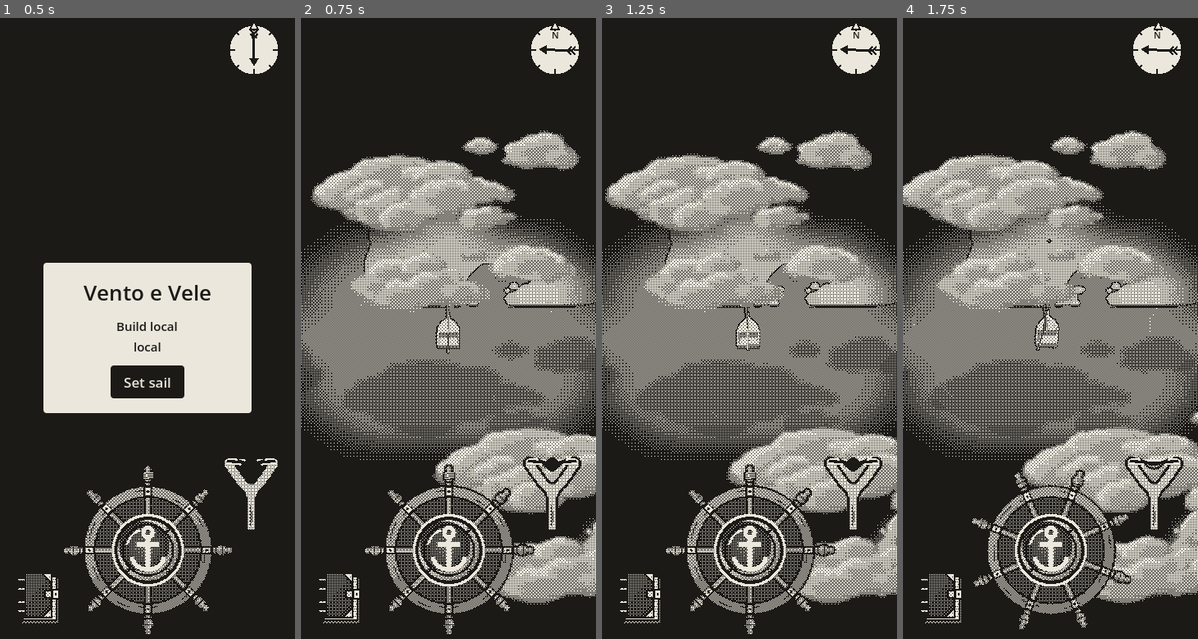
Above: before the commit, frames 1-4 (left to right).
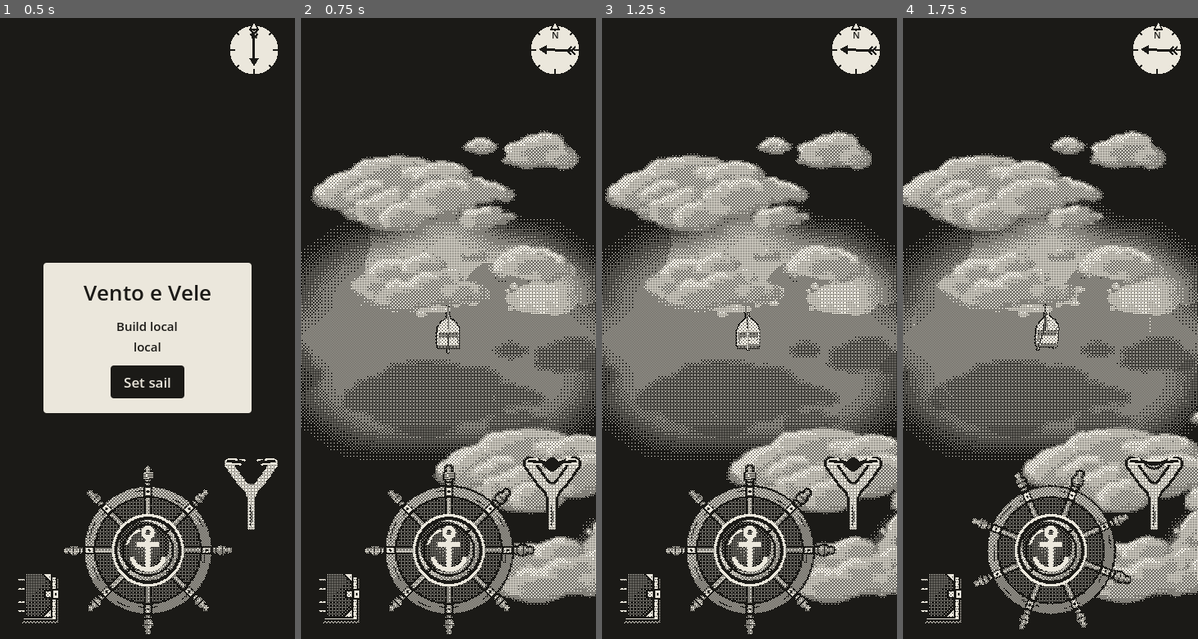
Above: after the commit, the same moments.

Repository: EnricoLabarile/Sail
Game: Godot game, scene res://Assets/Scenes/Overworld.tscn
The game is run twice, just before and just after one commit, with the same random seed, the same clock (stepped at 60 frames per second) and the same inputs.
Inputs (mouse positions are in pixels of both pictures, inside the frame that each line leads up to):
- Up to frame 1 (0.5 s): no input
- Up to frame 2 (0.75 s): click "Set sail" at 0.5 s
- Up to frame 3 (1.25 s): no input
- Up to frame 4 (1.75 s): tap Enter (ui_accept) at 1.25, 1.52 s; move the mouse to (1115, 303) at 1.27 s; hold Right (ui_right) from 1.28 s (still down); click (1115, 303) at 1.42 s

Frame 1 is identical in both runs. In frame 2, 0.2% of the frame differs, in the area x 20-100%, y 33-49%; in frame 3, 0.2%; in frame 4, 0.3%, in the area x 21-100%, y 34-49%.

Commit message:
Land shader: no ink outline (no depth written, drawn in the see-through pass at priority 2; still hides the boat behind it)
Co-Authored-By: Claude Opus 5.5 <noreply@anthropic.com>
Claude-Session: https://claude.ai/code/session_0154zeqDuhZHz7ZXLE21BuMs

Diff:
--- a/Assets/Landscape/land/island_master.tres
+++ b/Assets/Landscape/land/island_master.tres
@@ -4,7 +4,7 @@
 [ext_resource type="Texture2D" uid="uid://boco6c31ebj66" path="res://Assets/Landscape/land/faraglione_01_a.png" id="2_pic"]
 
 [resource]
-render_priority = 0
+render_priority = 2
 shader = ExtResource("1_shader")
 shader_parameter/picture = ExtResource("2_pic")
 shader_parameter/alpha_cut = 0.5
--- a/Assets/Landscape/land/land_unlit.gdshader
+++ b/Assets/Landscape/land/land_unlit.gdshader
@@ -1,10 +1,13 @@
 // LAND, UNLIT: a material for the land's drawings (faraglioni, islands…): the picture as it is, with no light
 // (the scene has none, so a lit material comes out black), and each pixel either solid or nothing, cut by the
-// picture's alpha ("alpha scissor"). The solid pixels go into the depth buffer, so they hide what's behind them
-// and get the ink outline round them; the dither turns the greys into dots.
+// picture's alpha ("alpha scissor"); they hide what's behind them; the dither turns the greys into dots.
 // (In Unreal: an Unlit material with Blend Mode Masked, the texture into Emissive Color and Opacity Mask.)
+// NO INK OUTLINE (Enrico): the outline (boat_outline.gdshader) is drawn round whatever is in the depth buffer, so
+// this doesn't write depth (depth_draw_never) and is drawn with the see-through things (ALPHA = 1.0), after the
+// solid ones like the boat. It still tests the depth: the boat in front of it stays in front, the boat behind it is
+// covered. Its material's render_priority is 2: after the sea, the wake and the wind lines (1), before the fog (3).
 shader_type spatial;
-render_mode unshaded, cull_disabled;   // no light; both faces shown
+render_mode unshaded, cull_disabled, depth_draw_never;   // no light; both faces shown; no depth (no outline)
 
 uniform sampler2D picture : source_color, filter_nearest;   // the drawing (nearest: crisp pixels, not blurred)
 uniform float alpha_cut : hint_range(0.0, 1.0) = 0.5;       // less solid than this = see-through
@@ -16,4 +19,5 @@
 		discard;   // nothing here: what's behind shows through
 	}
 	ALBEDO = colour.rgb * tint.rgb;
+	ALPHA = 1.0;   // drawn with the see-through things (see the notes at the top): solid where drawn, but no outline
 }
Not shown, changed: CLAUDE.md
